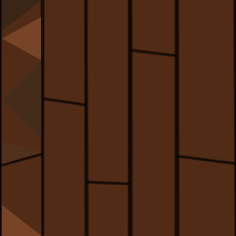
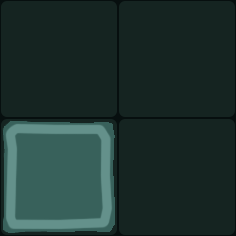
Before/after of a 236×236 layered artwork. What changed in the layer stack:
added group "Grupa 3" with 6 layers above "Barwa/Nasycenie 1" over [0, 0, 236, 236]
added layer "Warstwa 8" in group "Grupa 3" over [2, 120, 115, 233]
added layer "Prostokąt zaokrąglony 6 kopia 3" in group "Grupa 3" over [119, 1, 235, 117]
added layer "Prostokąt zaokrąglony 6 kopia 2" in group "Grupa 3" over [1, 1, 117, 117]
added layer "Prostokąt zaokrąglony 6 kopia" in group "Grupa 3" over [119, 119, 235, 235]
added layer "Prostokąt zaokrąglony 6" in group "Grupa 3" over [1, 119, 117, 235]
added layer "Warstwa 7" in group "Grupa 3" over [0, 0, 236, 236]
